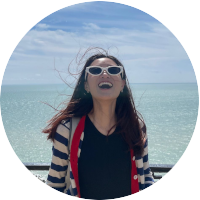
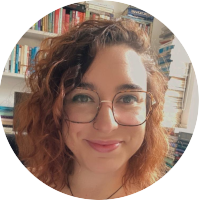
Layers edited between the first and the second 200px x 200px image:
added layer "WhatsApp Image 2024-10-10 at 11.49.03.jpeg copy" above "WhatsApp Image 2024-10-08 at 18.00.53.jpeg copy" over left=0, top=0, right=199, bottom=200
hid "WhatsApp Image 2024-10-08 at 18.00.53.jpeg copy" over left=0, top=1, right=199, bottom=200
